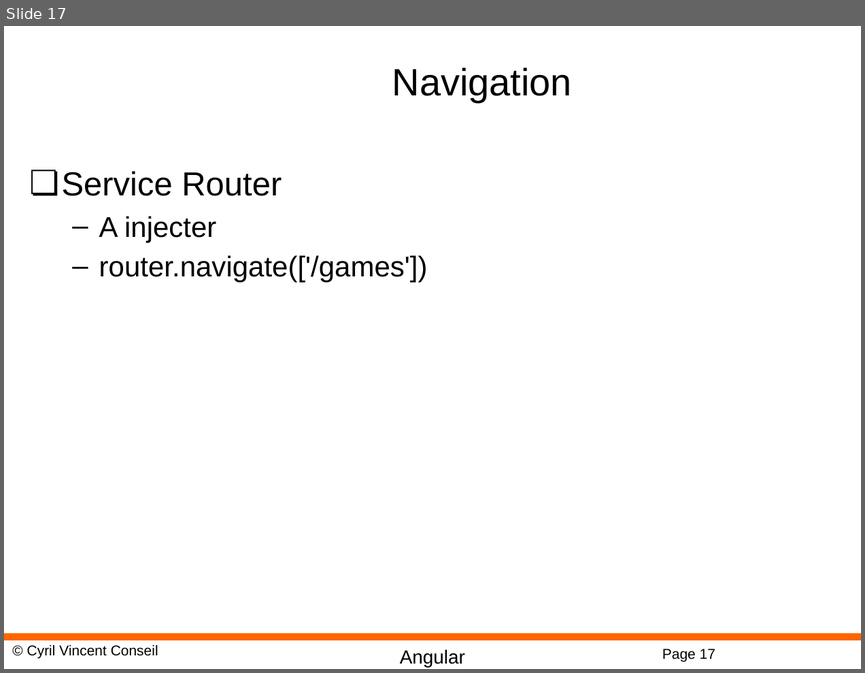
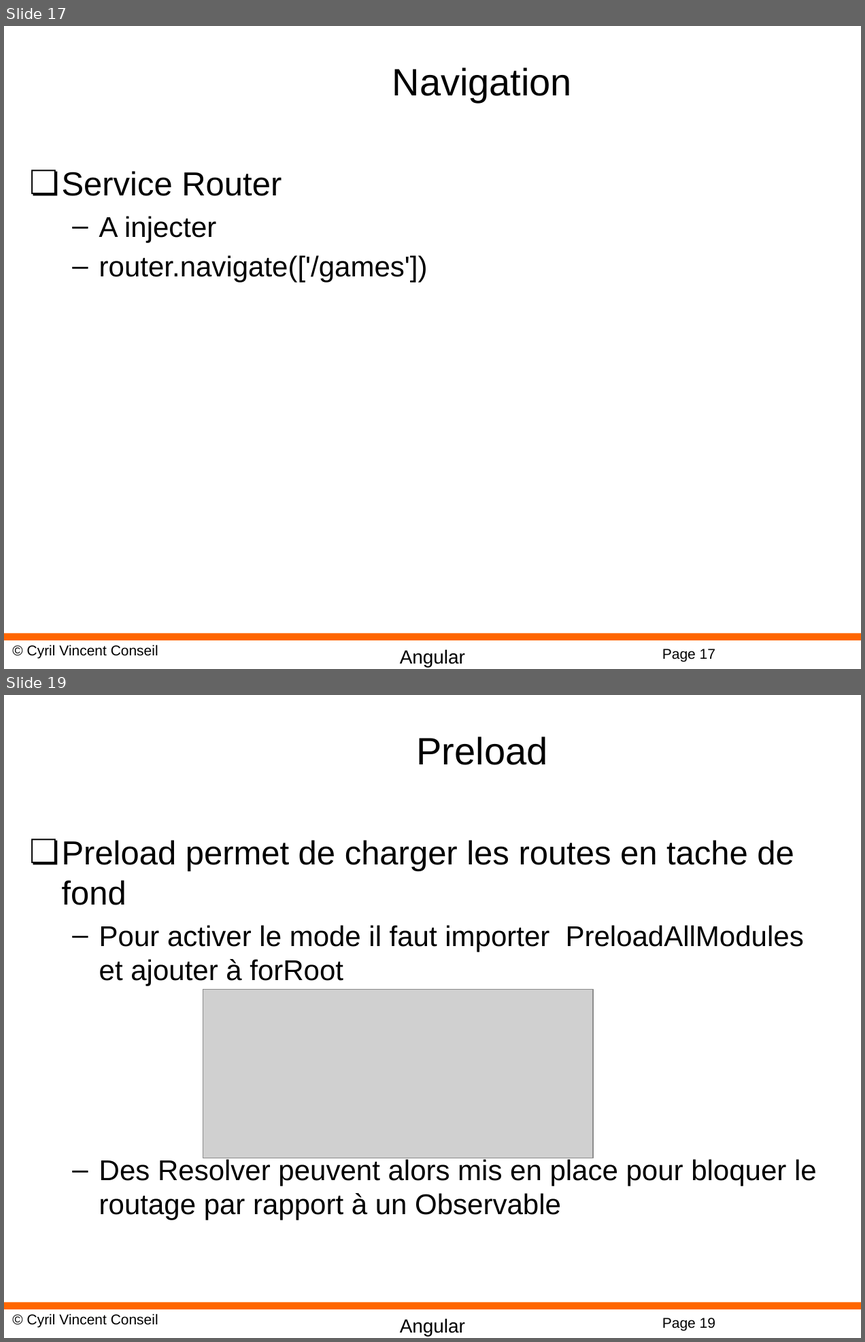
Before and after one commit to cyrilvincent/angular, a slide deck: PPT/Angular15-Routing.pptx. Shown one above the other, each under a label of ours: slide 17 before the commit, slides 17 and 19 after it; the slides between them are not shown. The pictures are 865x673 and 865x1342 pixels, drawn with LibreOffice and Linux fonts; fonts in the diff are those of the drawing; grey boxes stand for pictures; background and template pictures are left out. Boxes give left, top, right and bottom in pixels: in the first picture for what was removed or moved away, otherwise in the second. Text is boxed around its words. In the diff, an @@ line names an element or a change of style, - is before the commit and + after.

```diff
--- a/PPT/Angular15-Routing.pptx
+++ b/PPT/Angular15-Routing.pptx
@@ slide 19 added at <box>4,695,861,1338</box>, background #FFFFFF; not listed: 4 template elements that a slide beside it also shows @@
@@ title added at <box>416,736,547,765</box>, 32 pt, text #000000 @@
+Preload
@@ text added at <box>62,840,817,1220</box>, 24 pt, text #000000 @@
+❏ Preload permet de charger les routes en tache de fond
+  – Pour activer le mode il faut importer PreloadAllModules et ajouter à forRoot
+  – Des Resolver peuvent alors mis en place pour bloquer le routage par rapport à un Observable
@@ picture added at <box>203,989,593,1159</box> @@
```
Also in this commit, not shown: 1 slide changed, 1 other slide added, 3 other files.
